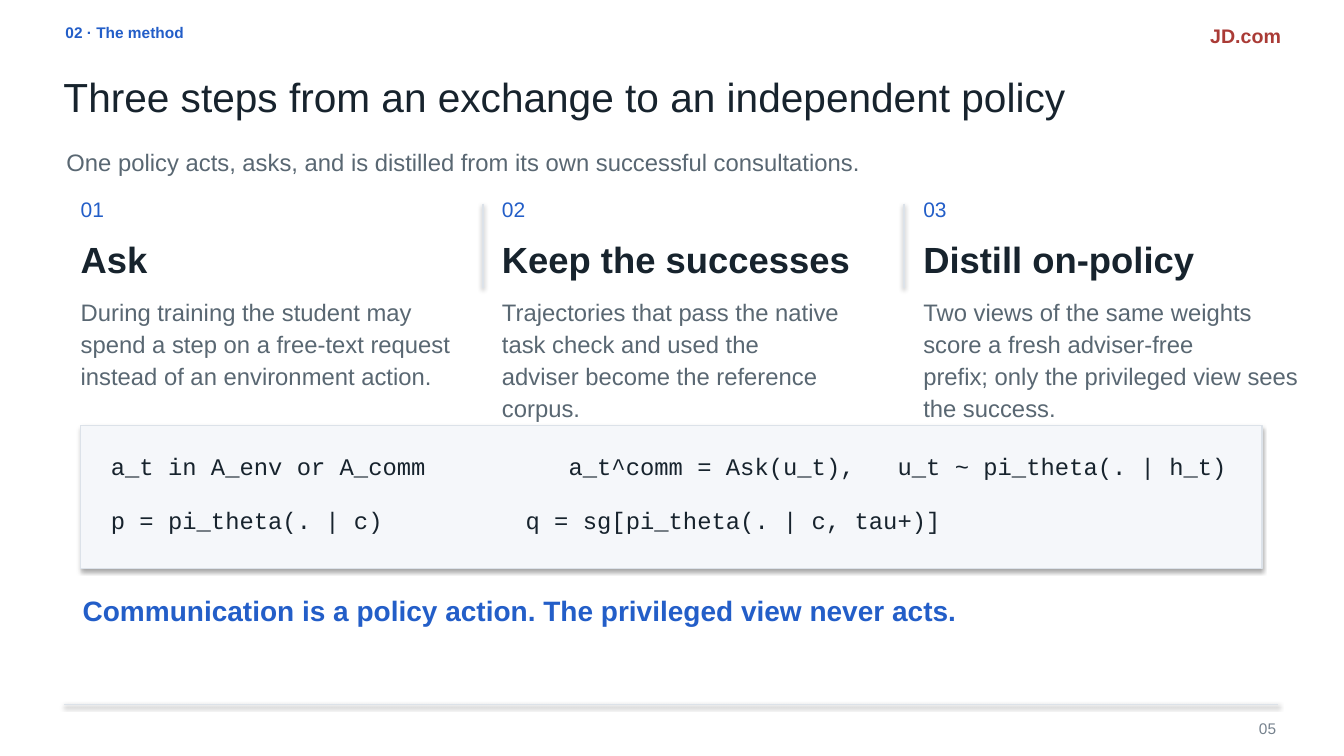
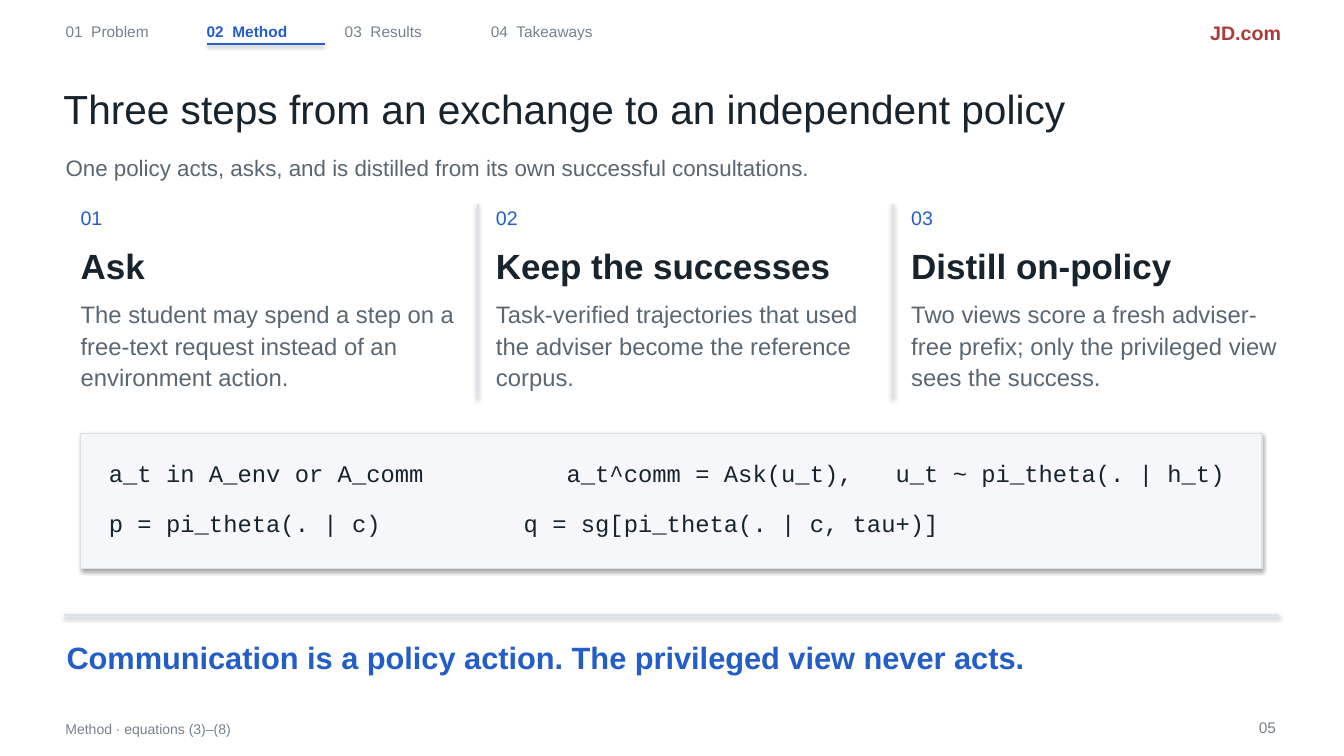
Before and after one commit to liruiluo/communicative-opsd, a slide deck: slide 5 of assets/slides/copd-slides.pptx. Drawn at 1344x756 pixels with LibreOffice and Linux fonts; fonts in the diff are those of the drawing. Boxes give left, top, right and bottom in pixels: in the first picture for what was removed or moved away, otherwise in the second. Text is boxed around its words. In the diff, an @@ line names an element or a change of style, - is before the commit and + after.

Commit message:
Restyle the deck: chapter nav, one claim per slide, no text overlaps

```diff
--- a/assets/slides/copd-slides.pptx
+++ b/assets/slides/copd-slides.pptx
@@ text added at [66, 26, 148, 37], 11 pt, text #75818D @@
+01 Problem
@@ text at [207, 26, 287, 37]: text changed @@
-02 · The method
+02 Method
@@ text added at [345, 26, 421, 37], 11 pt, text #75818D @@
+03 Results
@@ text added at [491, 26, 592, 40], 11 pt, text #75818D @@
+04 Takeaways
@@ line added from (207, 44) to (325, 44), #235EC8 1.2 pt @@
@@ line spacing 1.12 to 1.1 in 4 elements at [1210, 26, 1281, 40], [109, 515, 939, 537], [109, 464, 1224, 487], [63, 94, 1065, 131] @@
@@ text "Three steps from an exchange ...": place and size @@
-text "Three steps from an exchange ..." at [63, 82, 1065, 120]
+text "Three steps from an exchange ..." at [63, 94, 1065, 131]
@@ text "One policy acts, asks, and ...": place and size @@
-text "One policy acts, asks, and ..." at [66, 153, 860, 176]
+text "One policy acts, asks, and ..." at [66, 160, 809, 181]
@@ text "One policy acts, asks, and ..." at [66, 160, 809, 181]: size 17 to 16 pt; line spacing 1.12 to 1.1 @@
@@ text "01": place and size @@
-text "01" at [81, 202, 104, 217]
+text "01" at [81, 211, 103, 225]
@@ line moved from (904, 204) - (904, 288) to (478, 204) - (478, 398) @@
@@ line (478, 204) - (478, 398): stroke #DCE2E9 1.2 pt to #DCE2E9 1.1 pt @@
@@ line removed from (483, 204) to (483, 288) @@
@@ text "02": place and size @@
-text "02" at [502, 202, 525, 217]
+text "02" at [496, 211, 518, 225]
@@ line added from (893, 204) to (893, 398), #DCE2E9 1.1 pt @@
@@ size 15 to 14 pt; line spacing 1.12 to 1.1 in 3 elements at [81, 211, 103, 225], [496, 211, 518, 225], [911, 211, 933, 225] @@
@@ text "03": place and size @@
-text "03" at [923, 202, 946, 217]
+text "03" at [911, 211, 933, 225]
@@ text "Ask": place and size @@
-text "Ask" at [81, 246, 148, 274]
+text "Ask" at [81, 253, 145, 280]
@@ text "Keep the successes": place and size @@
-text "Keep the successes" at [502, 246, 850, 281]
+text "Keep the successes" at [496, 253, 830, 285]
@@ size 26 to 25 pt; line spacing 1.12 to 1.1 in 3 elements at [81, 253, 145, 280], [496, 253, 830, 285], [911, 253, 1171, 285] @@
@@ text "Distill on-policy": place and size @@
-text "Distill on-policy" at [923, 246, 1194, 281]
+text "Distill on-policy" at [911, 253, 1171, 285]
@@ text at [81, 305, 454, 386]: text changed @@
-During training the student may spend a step on a free-text request
-instead of an environment action.
+The student may spend a step on a free-text request instead of an environment action.
@@ text at [496, 305, 858, 391]: text changed @@
-Trajectories that pass the native task check and used the
-adviser become the reference corpus.
+Task-verified trajectories that used the adviser become the reference corpus.
@@ text at [911, 305, 1277, 386]: text changed @@
-Two views of the same weights score a fresh adviser-free
-prefix; only the privileged view sees the success.
+Two views score a fresh adviser-free prefix; only the privileged view sees the success.
@@ rectangle: place and size @@
-rectangle at [81, 425, 1262, 569]
+rectangle at [81, 434, 1262, 569]
@@ line moved from (65, 705) - (1278, 705) to (65, 615) - (1278, 615) @@
@@ text "Communication is a policy action. ...": place and size @@
-text "Communication is a policy action. ..." at [83, 600, 956, 626]
+text "Communication is a policy action. ..." at [67, 646, 1024, 675]
@@ text "Communication is a policy action. ..." at [67, 646, 1024, 675]: size 20 to 22 pt; line spacing 1.12 to 1.1 @@
@@ text added at [65, 724, 231, 737], 10 pt, text #75818D @@
+Method · equations (3)–(8)
```
Also in this commit, not shown: 13 other slides changed, 2 other files.
